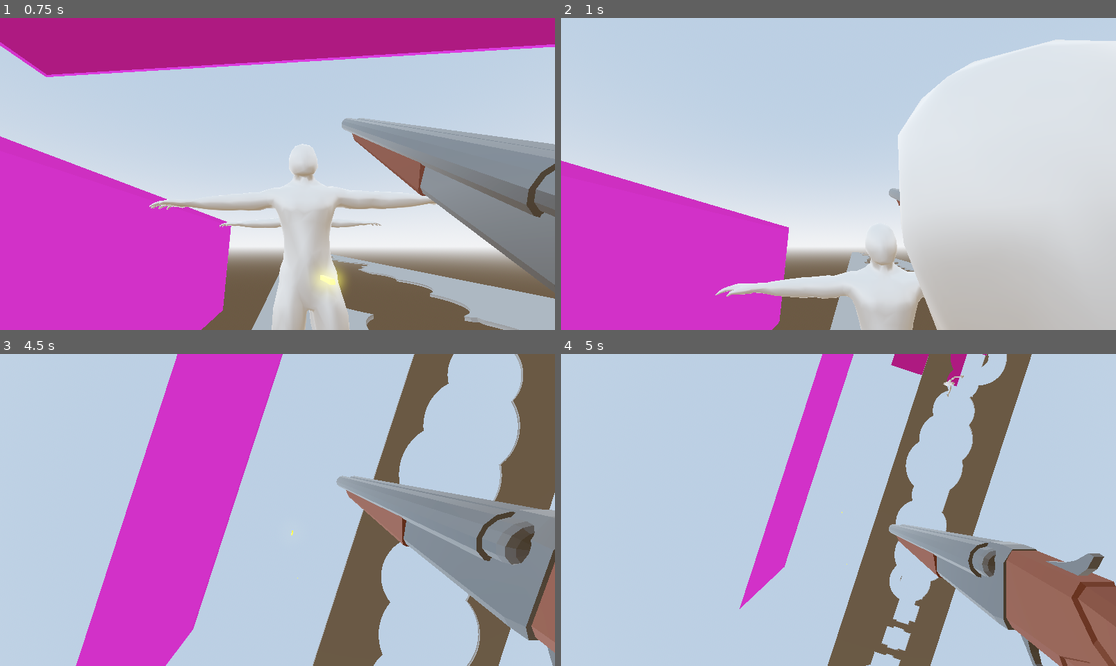
Above: before the commit, frames 1-4 (two rows, left to right).
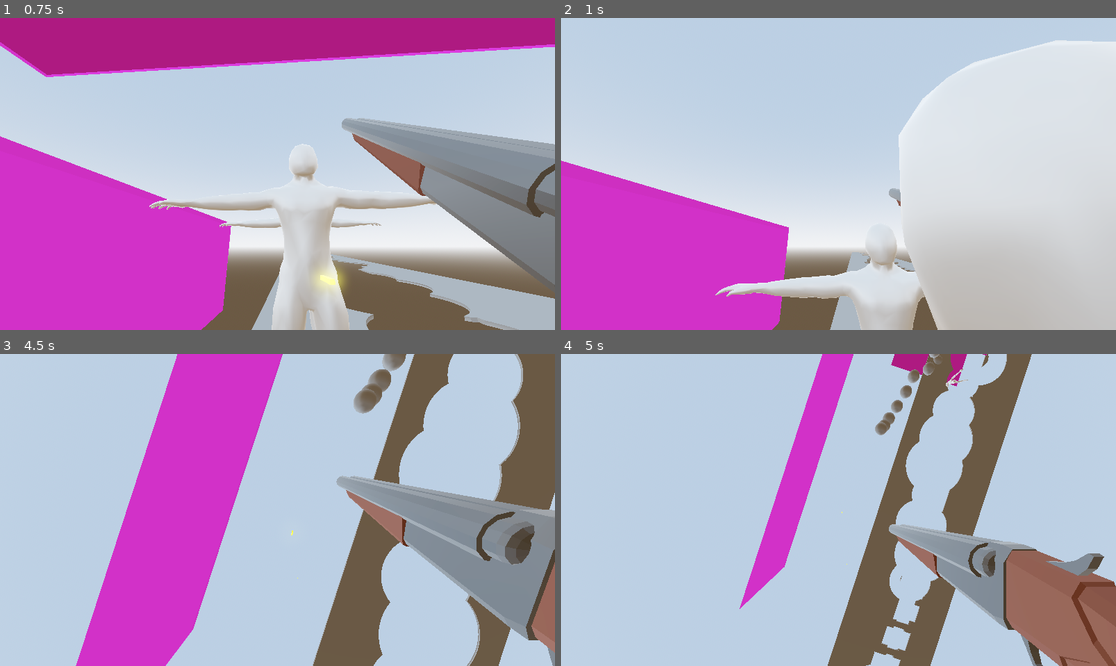
Above: after the commit, the same moments.

Repository: Games4Doritos/UWAGameJam2
Game: Godot game, scene res://Scenes/world.tscn
Same seed, same stepped clock (60 frames per second), same inputs: the game is played once before the commit and once after it. This scene is started directly instead of the project's main scene.
Inputs (mouse positions are in pixels of both pictures, inside the frame that each line leads up to):
- Up to frame 1 (0.75 s): move the mouse to (271, 180) at 0.52 s; hold W (forward) from 0.53 s (still down); hold Shift (run) from 0.53 s (still down); click (271, 180) at 0.67 s
- Up to frame 2 (1 s): keep holding W (forward); keep holding Shift (run); tap Space (jump) at 0.77 s
- Up to frame 3 (4.5 s): move the mouse to (316, 513) at 1.27 s; release Shift (run) at 1.28 s; click (316, 513) at 1.35 s; tap Space (jump) at 1.52, 3.02, 3.77 s; move the mouse to (233, 506) at 2.02 s; hold Shift (run) 2.03-2.78 s; move the mouse to (283, 510) at 2.77 s; release W (forward) at 2.78 s; hold A (left) 2.78-3.53 s; click (283, 510) at 2.85 s; move the mouse to (255, 503) at 3.52 s; hold Shift (run) 3.53-4.28 s; hold W (forward) from 3.53 s (still down); move the mouse to (305, 510) at 4.27 s; click (305, 510) at 4.35 s
- Up to frame 4 (5 s): keep holding W (forward); tap Space (jump) at 4.52 s

Frame 1 is identical in both runs. In frame 2, 0.2% of the frame differs, in the area x 60-100%, y 6-100%; in frame 3, 0.7%, in the area x 63-74%, y 0-20%; in frame 4, 0.5%.

Commit message:
feat: Enemy Projectile
Added:
- Enemy projectile
- Projectile follows the player.

Need to add:
- game end if projectile touches player.
- Shooting enemy projectiles to delete them.

Diff:
--- /dev/null
+++ b/Scenes/electric_ball.tscn
@@ -0,0 +1,18 @@
+[gd_scene load_steps=4 format=3 uid="uid://bc8spy6dxtpy4"]
+
+[ext_resource type="Script" uid="uid://durrpj3kdq0wb" path="res://electric_ball.gd" id="1_l0aqu"]
+
+[sub_resource type="SphereShape3D" id="SphereShape3D_g753j"]
+
+[sub_resource type="SphereMesh" id="SphereMesh_aj036"]
+
+[node name="ElectricBall" type="Area3D"]
+script = ExtResource("1_l0aqu")
+
+[node name="CollisionShape3D" type="CollisionShape3D" parent="."]
+shape = SubResource("SphereShape3D_g753j")
+
+[node name="MeshInstance3D" type="MeshInstance3D" parent="."]
+mesh = SubResource("SphereMesh_aj036")
+
+[connection signal="body_entered" from="." to="." method="_on_body_entered"]
--- a/Scenes/enemy.gd
+++ b/Scenes/enemy.gd
@@ -1,5 +1,8 @@
 extends Node3D
 
+@onready var timer = $Timer
+
+var ball = preload("res://Scenes/electric_ball.tscn")
 
 # Called when the node enters the scene tree for the first time.
 func _ready() -> void:
@@ -13,3 +16,10 @@
 func _on_area_3d_area_entered(area: Area3D) -> void:
 		if area.is_in_group("bullet"):
 			$RootNode/Skeleton3D/PhysicalBoneSimulator3D.physical_bones_start_simulation()
+
+
+func _on_timer_timeout() -> void:
+	var ballInstance = ball.instantiate()
+	ballInstance.position = global_position
+
+	get_tree().current_scene.add_child(ballInstance)
--- a/Scenes/enemy.tscn
+++ b/Scenes/enemy.tscn
@@ -397,11 +397,11 @@
 shape = SubResource("CapsuleShape3D_287tu")
 
 [node name="Physical Bone mixamorig_Neck" type="PhysicalBone3D" parent="RootNode/Skeleton3D/PhysicalBoneSimulator3D" index="4"]
-transform = Transform3D(-1, 9.3311095e-17, 1.459049e-16, -1.2246469e-16, 0.2147305, -0.97667336, -1.2246469e-16, -0.97667336, -0.2147305, 0.010082372, 2.2031326, -0.005918175)
+transform = Transform3D(-1, 9.3311095e-17, 1.459049e-16, -1.2246469e-16, 0.2147305, -0.97667336, -1.2246469e-16, -0.97667336, -0.2147305, 0.010082372, 2.2031326, -0.0059332643)
 collision_layer = 2
 joint_type = 5
-joint_offset = Transform3D(1, 0, 0, 0, 1, 0, 0, 0, 1, 6.493559e-25, -0.00013585668, 0.043612394)
-body_offset = Transform3D(-1, 0, 1.4889251e-23, 0, 0.2147305, -0.97667336, 0, -0.97667336, -0.2147305, 0, 0.042624235, 0.009232224)
+joint_offset = Transform3D(1, 0, 0, 0, 1, 0, 0, 0, 1, 6.493076e-25, -0.00015059393, 0.043609153)
+body_offset = Transform3D(-1, 0, 1.4889251e-23, 0, 0.2147305, -0.97667336, 0, -0.97667336, -0.2147305, 0, 0.042624235, 0.009217135)
 bone_name = "mixamorig_Neck"
 joint_constraints/x/linear_limit_enabled = true
 joint_constraints/x/linear_limit_upper = 0.0
@@ -707,11 +707,11 @@
 shape = SubResource("CapsuleShape3D_vh8xy")
 
 [node name="Physical Bone mixamorig_LeftUpLeg" type="PhysicalBone3D" parent="RootNode/Skeleton3D/PhysicalBoneSimulator3D" index="12"]
-transform = Transform3D(-0.9965967, 1.013401e-07, -0.08243225, -0.082432, 0.0024360176, 0.9965937, 0.0002009074, 0.999997, -0.0024277188, 0.19261594, 1.0286961, -0.003675304)
+transform = Transform3D(-0.9965967, 1.013401e-07, -0.08243225, -0.082432, 0.0024360176, 0.9965937, 0.0002009074, 0.999997, -0.0024277188, 0.19261594, 1.0286961, -0.0036715316)
 collision_layer = 2
 joint_type = 2
-joint_offset = Transform3D(1, 0, 0, 0, 1, 0, 0, 0, 1, 2.9445215e-07, -4.298318e-05, 0.30517706)
-body_offset = Transform3D(1, -1.0099029e-07, 1.1687405e-08, 3.4606273e-09, 8.1490725e-09, -1.0000001, 1.0099029e-07, 1.0000001, 7.916242e-09, -2.9802322e-07, 0.3051771, 4.298077e-05)
+joint_offset = Transform3D(1, 0, 0, 0, 1, 0, 0, 0, 1, 2.9445178e-07, -4.67555e-05, 0.30517706)
+body_offset = Transform3D(1, -1.0099029e-07, 1.1687405e-08, 3.4606273e-09, 8.1490725e-09, -1.0000001, 1.0099029e-07, 1.0000001, 7.916242e-09, -2.9802322e-07, 0.3051771, 4.675309e-05)
 bone_name = "mixamorig_LeftUpLeg"
 joint_constraints/swing_span = 45.0
 joint_constraints/twist_span = 0.0
@@ -724,11 +724,11 @@
 shape = SubResource("CapsuleShape3D_ve8xs")
 
 [node name="Physical Bone mixamorig_LeftLeg" type="PhysicalBone3D" parent="RootNode/Skeleton3D/PhysicalBoneSimulator3D" index="13"]
-transform = Transform3D(-0.9977162, 7.24221e-05, -0.067545794, -0.06754562, 0.0013993804, 0.99771523, 0.00016677886, 0.9999991, -0.0013912927, 0.23905484, 0.41173178, -0.0024913084)
+transform = Transform3D(-0.9977162, 7.265841e-05, -0.067545794, -0.06754562, 0.0013993804, 0.99771523, 0.00016701463, 0.9999991, -0.0013912767, 0.23927768, 0.41173577, -0.0024842247)
 collision_layer = 2
 joint_type = 2
-joint_offset = Transform3D(1, 0, 0, 0, 1, 0, 0, 0, 1, 0.000104066625, -4.9870123e-05, 0.3135533)
-body_offset = Transform3D(1, -2.2360764e-06, 9.49143e-09, 1.0916352e-09, 1.2863893e-07, -1.0000001, 2.2360473e-06, 1.0000001, 1.2852252e-07, -0.00010406971, 0.31355333, 4.98296e-05)
+joint_offset = Transform3D(1, 0, 0, 0, 1, 0, 0, 0, 1, 0.00032666014, -5.698076e-05, 0.31356436)
+body_offset = Transform3D(1, -2.4718465e-06, 9.494059e-09, 1.4196928e-09, 1.4458783e-07, -1.0000001, 2.4718174e-06, 1.0000001, 1.4447141e-07, -0.00032666326, 0.3135644, 5.693466e-05)
 bone_name = "mixamorig_LeftLeg"
 joint_constraints/swing_span = 45.0
 joint_constraints/twist_span = 0.0
@@ -816,11 +816,11 @@
 shape = SubResource("CapsuleShape3D_c1gwg")
 
 [node name="Physical Bone mixamorig_RightUpLeg" type="PhysicalBone3D" parent="RootNode/Skeleton3D/PhysicalBoneSimulator3D" index="15"]
-transform = Transform3D(-0.9965967, -1.4927064e-06, 0.082432695, 0.08243263, -0.0012337533, 0.9965959, 0.000100213976, 0.9999992, 0.0012296775, -0.1724508, 1.0286975, -0.0035341387)
+transform = Transform3D(-0.9965967, -1.6110035e-06, 0.082432695, 0.08243263, -0.0012337534, 0.9965959, 0.00010009609, 0.9999992, 0.0012296874, -0.1724508, 1.0286975, -0.0035341387)
 collision_layer = 2
 joint_type = 2
-joint_offset = Transform3D(1, 0, 0, 0, 1, 0, 0, 0, 1, 6.870058e-08, -4.0500716e-08, 0.3051749)
-body_offset = Transform3D(0.9999998, 1.4868347e-06, -2.2511846e-07, -2.2007512e-07, 1.3248064e-07, -0.99999976, -1.4868128e-06, 1, 1.3271347e-07, 0, 0.30517483, 0)
+joint_offset = Transform3D(1, 0, 0, 0, 1, 0, 0, 0, 1, 6.870028e-08, -4.352051e-08, 0.3051749)
+body_offset = Transform3D(0.9999998, 1.6047125e-06, -2.2511745e-07, -2.1993019e-07, 1.4225952e-07, -0.99999976, -1.6046979e-06, 1, 1.4260877e-07, 0, 0.30517483, 0)
 bone_name = "mixamorig_RightUpLeg"
 joint_constraints/swing_span = 45.0
 joint_constraints/twist_span = 0.0
@@ -950,4 +950,8 @@
 transform = Transform3D(0.0042760996, -0.9999909, 0, 0.9999909, 0.0042760996, 0, 0, 0, 1, 0.83035207, 2.0439563, 0)
 shape = SubResource("CapsuleShape3D_bwheg")
 
+[node name="Timer" type="Timer" parent="." index="3"]
+autostart = true
+
 [connection signal="area_entered" from="Area3D" to="." method="_on_area_3d_area_entered"]
+[connection signal="timeout" from="Timer" to="." method="_on_timer_timeout"]
--- a/Scenes/player.tscn
+++ b/Scenes/player.tscn
@@ -7,7 +7,7 @@
 
 [sub_resource type="CapsuleMesh" id="CapsuleMesh_gntrk"]
 
-[node name="Node3D" type="CharacterBody3D"]
+[node name="Node3D" type="CharacterBody3D" groups=["player"]]
 script = ExtResource("1_rpqav")
 metadata/_edit_group_ = true
 
--- /dev/null
+++ b/electric_ball.gd
@@ -0,0 +1,19 @@
+extends Area3D
+
+var player
+
+const SPEED = 4
+
+# Called when the node enters the scene tree for the first time.
+func _ready() -> void:
+	player = get_tree().get_nodes_in_group("player")[0]
+
+
+# Called every frame. 'delta' is the elapsed time since the previous frame.
+func _process(delta: float) -> void:
+	position += (player.position - position).normalized() * delta * SPEED
+
+
+func _on_body_entered(body: Node3D) -> void:
+	if body.is_in_group("player"):
+		print("ded")
--- a/project.godot
+++ b/project.godot
@@ -19,6 +19,7 @@
 
 pauseMenu=""
 bullet=""
+player=""
 
 [input]
 
Not shown, added: electric_ball.gd.uid
